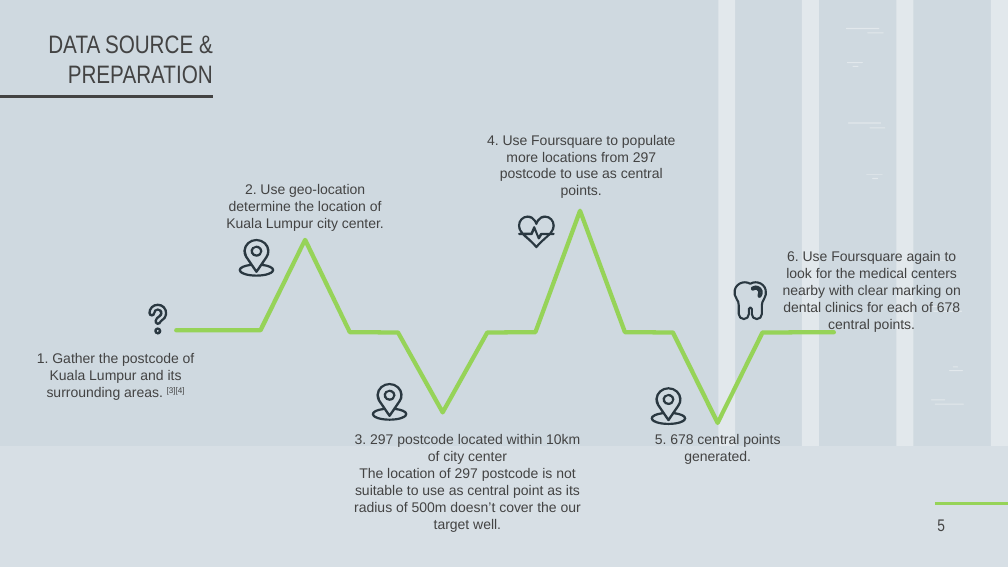
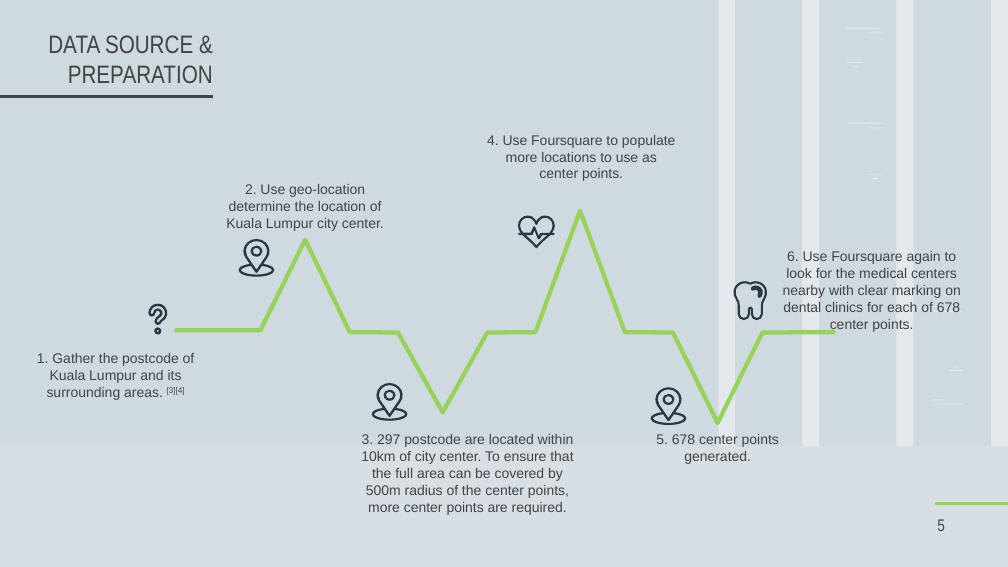
Before and after one commit to shilingt/Coursera_Capstone, a slide deck: slide 5 of Dental Clinic Location Selection.pptx. Drawn at 1008x567 pixels with LibreOffice and Linux fonts; fonts in the diff are those of the drawing. Boxes give left, top, right and bottom in pixels: in the first picture for what was removed or moved away, otherwise in the second. Text is boxed around its words. In the diff, an @@ line names an element or a change of style, - is before the commit and + after.

```diff
--- a/Dental Clinic Location Selection.pptx
+++ b/Dental Clinic Location Selection.pptx
@@ text at <box>487,135,676,181</box>: text changed @@
-4. Use Foursquare to populate more locations from 297 postcode to use as central points.
+4. Use Foursquare to populate more locations to use as center points.
@@ text at <box>783,251,961,333</box>: text changed @@
-6. Use Foursquare again to look for the medical centers nearby with clear marking on dental clinics for each of 678 central points.
+6. Use Foursquare again to look for the medical centers nearby with clear marking on dental clinics for each of 678 center points.
@@ text at <box>361,434,574,515</box>: text changed @@
-3. 297 postcode located within 10km of city center
-The location of 297 postcode is not suitable to use as central point as its radius of 500m doesn’t cover the our target well.
+3. 297 postcode are located within 10km of city center. To ensure that the full area can be covered by 500m radius of the center points, more center points are required.
@@ text at <box>656,434,779,464</box>: text changed @@
-5. 678 central points generated.
+5. 678 center points generated.
```
Also in this commit, not shown: 8 other slides changed, 2 other files.
